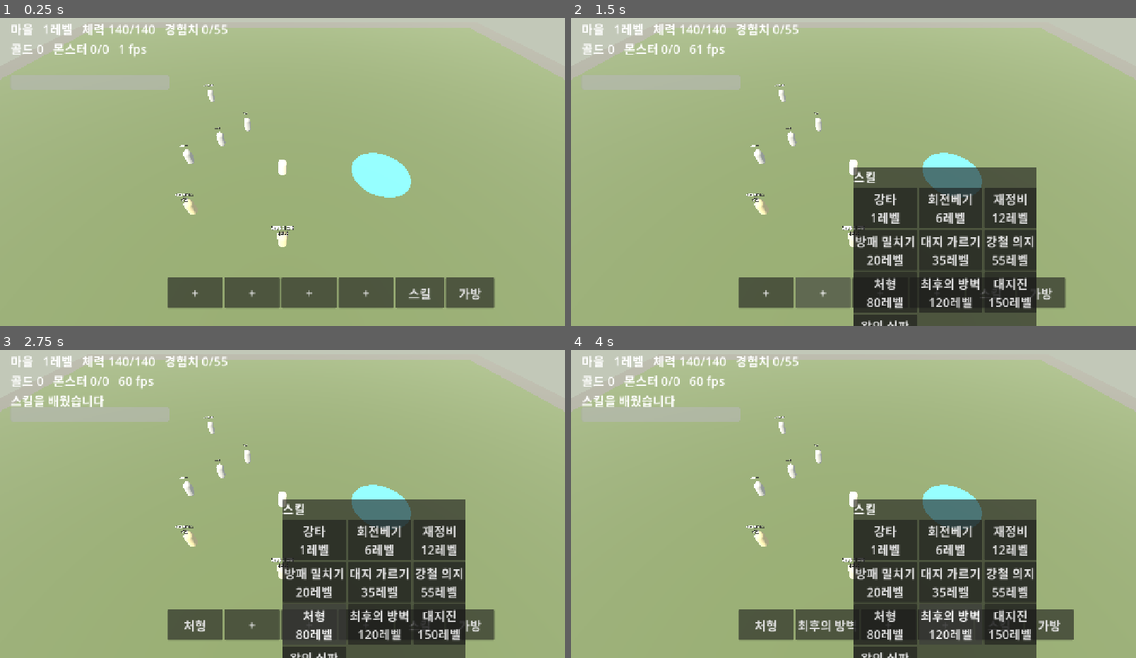
Above: before the commit, frames 1-4 (two rows, left to right).
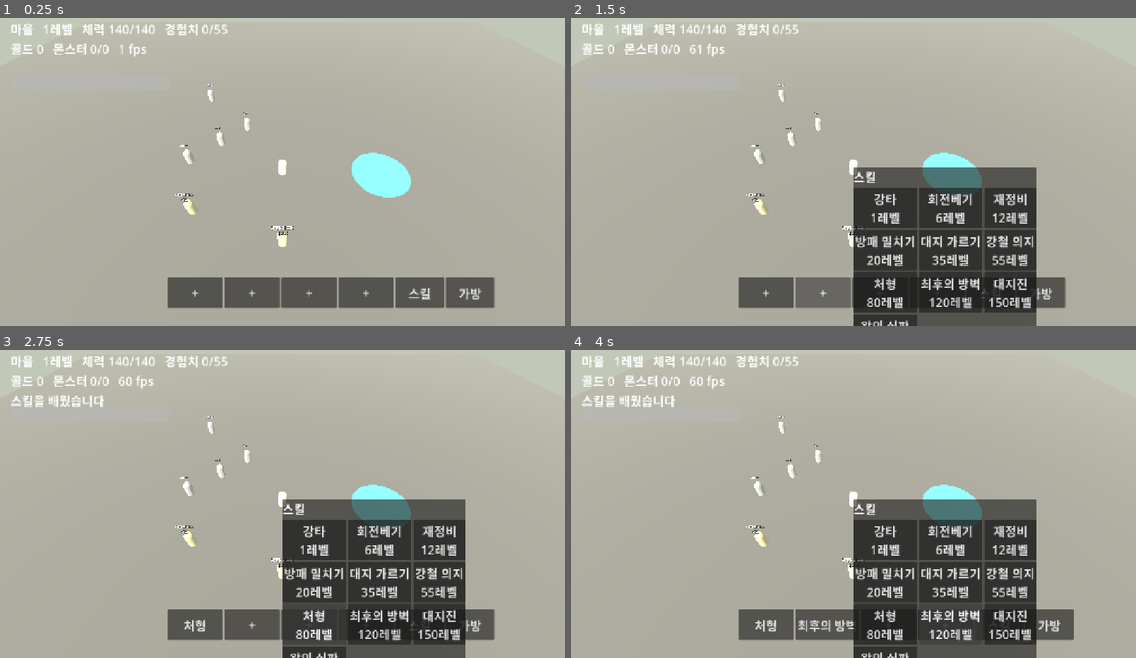
Above: after the commit, the same moments.

Repository: gogoalswo/MMORPG
Game: Godot game, scene res://main.tscn
Two runs of this game, one before a commit and one after it. Both use one fixed random seed, a clock stepped at 60 frames per second and the inputs below.
Inputs:
- Up to frame 1 (0.25 s): no input
- Up to frame 2 (1.5 s): click "+" at 0.5 s; click "+" at 1.25 s
- Up to frame 3 (2.75 s): click "+" at 2 s
- Up to frame 4 (4 s): click "처형" at 2.75 s; click "+" at 3.5 s

The runs differ from the first frame. In frame 1, 85% of the frame differs, in the area x 0-100%, y 3-100%; in frame 2, 72%; in frame 3, 72%; in frame 4, 72%.

Commit message:
바닥 재질 7종을 고도에 적용한다
**고도가 .ktx2 를 그대로 읽는다** — 시험해 보고 확인했다 (512x512). 웹
클라이언트가 쓰는 ground_*.ktx2 14장(2.5MB)을 변환 없이 복사해 쓴다.

텍스처 성질(타일 크기·러프니스·평균색·blend·glow)은 존이 아니라 이미지에 딸린
것이라, 웹 클라 ground.ts 에만 있던 LOOKS 를 shared/zone.ts 의 GROUND_LOOKS 로
옮겼다. 두 클라이언트가 나눠 쓰는 수치는 한 곳에 있어야 한다. 웹 클라는 이제
거기서 가져다 쓴다.

틴트는 ground.ts 와 같은 식이다 — 선형에서 평균색 대비 비율을 내고 TINT_PULL
0.5 만큼 끌어당긴 뒤 ALBEDO 0.3 을 곱한다.

아직 안 옮긴 것: blend(배율 다른 샘플을 겹쳐 반복을 깨는 것)와 glow(용암 균열이
스스로 빛나는 것)는 셰이더가 필요해 안 넣었다. 표에는 값이 들어와 있다.
3단계 때 임시로 깔았던 경계 판은 텍스처를 가려서 뺐다.

확인: 텍스처 7종 x 2장, 돌판·자갈·용암은 blend 0, 마을 (0.413, 0.398, 0.355) ·
초원 (0.525, 0.448, 0.510) · 소금 평원 (0.400, 0.517, 0.525) 이 TS 값과 일치,
초원 92m 에 풀 타일 4m -> 23번 반복. 고도 테스트 15개·npm test 136개·
typecheck 통과. index.pck 5.58MB -> 8.23MB.

Co-Authored-By: Claude Opus 5 <noreply@anthropic.com>
Claude-Session: https://claude.ai/code/session_01FWZ5o5cfGG3ogQzQN9Uxud

Diff:
--- a/godot/data/zones.json
+++ b/godot/data/zones.json
@@ -1584,5 +1584,65 @@
         "groundTint": "#3d282e"
       }
     }
+  },
+  "groundKinds": [
+    "stone",
+    "grass",
+    "snow",
+    "dirt",
+    "sand",
+    "cobble",
+    "lava"
+  ],
+  "groundLooks": {
+    "stone": {
+      "tile": 6,
+      "blend": 0,
+      "roughness": 0.85,
+      "mean": "#51504f",
+      "glow": 0
+    },
+    "grass": {
+      "tile": 4,
+      "blend": 0.45,
+      "roughness": 0.95,
+      "mean": "#4e6536",
+      "glow": 0
+    },
+    "snow": {
+      "tile": 6,
+      "blend": 0.45,
+      "roughness": 0.7,
+      "mean": "#d6dee6",
+      "glow": 0
+    },
+    "dirt": {
+      "tile": 6,
+      "blend": 0.45,
+      "roughness": 0.95,
+      "mean": "#9f8467",
+      "glow": 0
+    },
+    "sand": {
+      "tile": 6,
+      "blend": 0.45,
+      "roughness": 0.9,
+      "mean": "#e6ca9d",
+      "glow": 0
+    },
+    "cobble": {
+      "tile": 8,
+      "blend": 0,
+      "roughness": 0.8,
+      "mean": "#746b5c",
+      "glow": 0
+    },
+    "lava": {
+      "tile": 12,
+      "blend": 0,
+      "roughness": 0.9,
+      "mean": "#3e3837",
+      "glow": 1
+    }
   }
 }
--- a/godot/game/game.gd
+++ b/godot/game/game.gd
@@ -588,21 +588,9 @@
 	var plane := PlaneMesh.new()
 	plane.size = Vector2(size, size)
 	ground.mesh = plane
-	var ground_mat := StandardMaterial3D.new()
-	ground_mat.albedo_color = Color(env.get("groundTint", "#6a665c"))
-	ground.material_override = ground_mat
+	ground.material_override = Ground.material_for(env, size)
 	_zone_node.add_child(ground)
 
-	# 존 경계 — 여기까지만 걸어갈 수 있다 (Movement.zone_half_size)
-	var edge := MeshInstance3D.new()
-	var edge_mesh := PlaneMesh.new()
-	edge_mesh.size = Vector2(_half_size * 2.0, _half_size * 2.0)
-	edge.mesh = edge_mesh
-	var edge_mat := StandardMaterial3D.new()
-	edge_mat.albedo_color = Color(env.get("grassDark", "#5c6a3c"))
-	edge.material_override = edge_mat
-	edge.position.y = 0.01
-	_zone_node.add_child(edge)
 
 	# 차원문. 여기 들어가면 존이 바뀐다 (World._check_gate)
 	var gate: Dictionary = zone.get("gate", {})
--- /dev/null
+++ b/godot/game/ground.gd
@@ -0,0 +1,67 @@
+class_name Ground
+extends RefCounted
+
+## 존 바닥 한 장.
+##
+## 이미지 7종(바르코 타일 텍스처)을 `env.ground` 로 고른다. 사냥터 20곳이
+## 여섯 장을 나눠 쓰므로 **존 색(`groundTint`)으로 물들여 가른다** —
+## 규칙과 이유는 docs/features/world-zones.md 의 "바닥" 절에 있다.
+##
+## 텍스처 성질(타일 크기·러프니스·평균색)은 존이 아니라 **이미지에 딸린 것**이라
+## `zones.json` 의 `groundLooks` 에서 읽는다 (shared 의 `GROUND_LOOKS`).
+
+const DIR := "res://assets/ground/"
+
+## 바닥 반사율 배율. 바르코 이미지는 이미 화면에 보일 밝기로 그려져 있어서
+## 그대로 깔면 눈·모래가 하얗게 날아가 무늬가 사라진다
+const ALBEDO := 0.3
+
+## 존 색으로 끌어당기는 비율. 1 이면 소금 평원이 마른 땅의 제 색을 잃고,
+## 0 이면 초원과 검은 삼림이 같은 바닥이 된다
+const TINT_PULL := 0.5
+
+
+static func look_of(kind: String) -> Dictionary:
+	return GameData.zones().get("groundLooks", {}).get(kind, {})
+
+
+## 텍스처 평균색을 존 색 쪽으로 끌어당긴 곱셈값.
+## 명암(무늬)은 곱셈이라 그대로 남는다
+static func tint_for(target_hex: String, mean_hex: String) -> Color:
+	# 비율로 쓰는 값이라 선형으로 맞춘 뒤 나눈다 (three 쪽도 선형으로 곱한다)
+	var t := Color(target_hex).srgb_to_linear()
+	var m := Color(mean_hex).srgb_to_linear()
+	return Color(
+		lerpf(1.0, clampf(t.r / maxf(m.r, 1e-4), 0.3, 2.5), TINT_PULL),
+		lerpf(1.0, clampf(t.g / maxf(m.g, 1e-4), 0.3, 2.5), TINT_PULL),
+		lerpf(1.0, clampf(t.b / maxf(m.b, 1e-4), 0.3, 2.5), TINT_PULL),
+	)
+
+
+## 바닥 재질. 텍스처가 없으면 단색으로 떨어진다 —
+## npm run sync:godot 을 안 돌린 사람도 게임은 돌아가야 한다
+static func material_for(env: Dictionary, size: float) -> StandardMaterial3D:
+	var mat := StandardMaterial3D.new()
+	var kind := str(env.get("ground", "grass"))
+	var tint := str(env.get("groundTint", "#6a665c"))
+	var look := look_of(kind)
+
+	var color_path := DIR + "ground_%s_color.ktx2" % kind
+	if look.is_empty() or not ResourceLoader.exists(color_path):
+		mat.albedo_color = Color(tint)
+		return mat
+
+	mat.albedo_texture = load(color_path)
+	mat.albedo_color = tint_for(tint, str(look.mean)) * ALBEDO
+	mat.roughness = float(look.get("roughness", 0.9))
+	mat.metallic = 0.0
+
+	var normal_path := DIR + "ground_%s_normal.ktx2" % kind
+	if ResourceLoader.exists(normal_path):
+		mat.normal_enabled = true
+		mat.normal_texture = load(normal_path)
+
+	# 타일 크기는 미터다. 존이 92m 이고 풀이 4m 면 23번 반복된다
+	var tile := maxf(1.0, float(look.get("tile", 6)))
+	mat.uv1_scale = Vector3(size / tile, size / tile, 1.0)
+	return mat
--- /dev/null
+++ b/godot/tests/ground_test.gd
@@ -0,0 +1,107 @@
+extends SceneTree
+
+## 바닥 재질 — 텍스처·타일 크기·존 틴트.
+##
+## 바닥은 원래 **눈으로 봐야 하는 것**이지만(world-zones.md), 색을 정하는 계산은
+## 글로 확인할 수 있다. 기준값은 ground.ts 와 같은 식을 node 로 돌려 뽑았다
+## (2026-09-17).
+##
+##   godot --headless --path godot --script tests/ground_test.gd
+
+var _failed := 0
+
+
+func _init() -> void:
+	_case_textures()
+	_case_looks()
+	_case_tint()
+	_case_material()
+
+	if _failed == 0:
+		print("바닥: 전부 통과")
+		quit(0)
+	else:
+		print("바닥: %d개 실패" % _failed)
+		quit(1)
+
+
+func _fail(text: String) -> void:
+	print("  실패 " + text)
+	_failed += 1
+
+
+func _case_textures() -> void:
+	# 일곱 장을 전부 넣는다 — 존마다 받으면 존 구성이 비동기가 된다
+	var kinds: Array = GameData.zones().get("groundKinds", [])
+	if kinds.size() != 7:
+		_fail("바닥 종류가 7종이어야 하는데 %d종" % kinds.size())
+	var missing: Array = []
+	for kind in kinds:
+		for suffix in ["color", "normal"]:
+			var path := "res://assets/ground/ground_%s_%s.ktx2" % [kind, suffix]
+			if not ResourceLoader.exists(path):
+				missing.append(path.get_file())
+	if not missing.is_empty():
+		_fail("없는 텍스처: %s — npm run sync:godot 을 돌렸나" % str(missing))
+	else:
+		var sample: Texture2D = load("res://assets/ground/ground_grass_color.ktx2")
+		print("  텍스처 %d종 x 2장, 풀 %dx%d" % [kinds.size(), sample.get_width(), sample.get_height()])
+
+
+func _case_looks() -> void:
+	# 텍스처 성질은 shared 의 GROUND_LOOKS 에서 온다 — 두 클라이언트가 같은 값을 쓴다
+	var looks: Dictionary = GameData.zones().get("groundLooks", {})
+	for kind in GameData.zones().get("groundKinds", []):
+		if not looks.has(kind):
+			_fail("%s 의 성질이 없다" % kind)
+			return
+	# 모양이 뚜렷한 것은 섞지 않는다 — 섞으면 판석이 두 겹으로 비친다
+	for kind in ["stone", "cobble", "lava"]:
+		if float(looks[kind].blend) != 0.0:
+			_fail("%s 의 blend 가 0 이 아니다" % kind)
+	if float(looks.lava.glow) <= 0.0:
+		_fail("용암이 안 빛난다")
+	print("  성질: 돌판 타일 %.0fm · 자갈 %.0fm · 용암 %.0fm" % [
+		looks.stone.tile, looks.cobble.tile, looks.lava.tile
+	])
+
+
+func _case_tint() -> void:
+	# ground.ts 와 같은 식이어야 한다 (선형에서 비율, TINT_PULL 0.5, ALBEDO 0.3)
+	var cases := [
+		["village", Vector3(0.4127, 0.3984, 0.3553)],
+		["meadow", Vector3(0.5250, 0.4476, 0.5105)],
+		["saltflat", Vector3(0.3999, 0.5171, 0.5250)],
+	]
+	for row in cases:
+		var zone := GameData.zone(str(row[0]))
+		var env: Dictionary = zone.env
+		var look := Ground.look_of(str(env.ground))
+		var got := Ground.tint_for(str(env.groundTint), str(look.mean)) * Ground.ALBEDO
+		var want: Vector3 = row[1]
+		if (absf(got.r - want.x) > 0.001 or absf(got.g - want.y) > 0.001
+				or absf(got.b - want.z) > 0.001):
+			_fail("%s 틴트가 (%.4f, %.4f, %.4f) 여야 하는데 (%.4f, %.4f, %.4f)" % [
+				row[0], want.x, want.y, want.z, got.r, got.g, got.b
+			])
+		else:
+			print("  %s 틴트 (%.3f, %.3f, %.3f)" % [row[0], got.r, got.g, got.b])
+
+
+func _case_material() -> void:
+	var zone := GameData.zone("meadow")
+	var size := float(zone.size)
+	var mat := Ground.material_for(zone.env, size)
+	if mat.albedo_texture == null:
+		_fail("텍스처가 안 붙었다")
+		return
+	if not mat.normal_enabled or mat.normal_texture == null:
+		_fail("노멀이 안 붙었다")
+	# 초원 92m, 풀 타일 4m -> 23번 반복
+	var want := size / float(Ground.look_of("grass").tile)
+	if absf(mat.uv1_scale.x - want) > 1e-6:
+		_fail("반복이 %.1f 여야 하는데 %.1f" % [want, mat.uv1_scale.x])
+	else:
+		print("  초원 %.0fm 에 풀 타일 %.0fm -> %.0f번 반복" % [
+			size, Ground.look_of("grass").tile, mat.uv1_scale.x
+		])
Not shown, added: godot/game/ground.gd.uid
Not shown, added: godot/tests/ground_test.gd.uid
Not shown, added: godot/tests/shop_test.gd.uid
Not shown, changed: .github/workflows/pages.yml
Not shown, changed: docs/features/godot-migration.md
Not shown, changed: docs/features/world-zones.md
Not shown, changed: packages/client/src/scene/ground.ts
Not shown, changed: packages/shared/src/zone.ts
Not shown, changed: scripts/export-shared.mjs
Not shown, changed: scripts/sync-godot-assets.mjs
